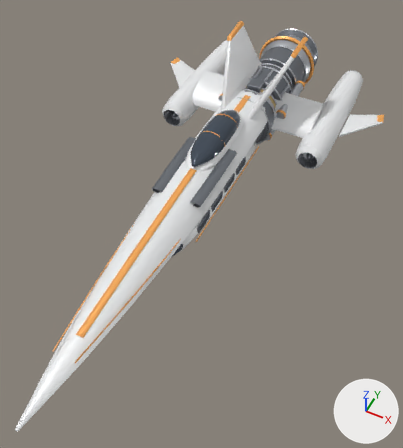
One commit to the glTF model public/ships/needle.glb: the scene before it, then after it.
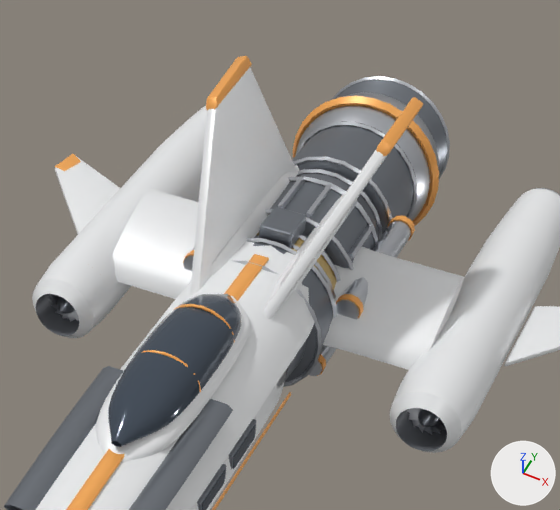
Old and new are each drawn whole from a 50 mm camera at (3.75, -8.61, 8.86) aimed at (0.43, -1.97, 0.56) and again close up on the part from 37% to 89% of the width and 0% to 43% of the height. Lighting does not change. The marker at lower right points along +X, +Y and +Z. The first two pictures are the older version. Vertices at exactly the same position are counted once.

Script lines for the objects in view, before the commit:
```python
me_arm = bpy.data.meshes.new('arm')
me_arm.from_pydata(...)  # 352 vertices, 696 faces; spans x -1.5..1.5, y 1.19..2.21, z 0.69..1.17
me_arm.materials.append(mat_paint)  # white #eff0f1
me_lip = bpy.data.meshes.new('lip')
me_lip.from_pydata(...)  # 200 vertices, 320 faces; spans x -0.65..0.65, y 4.08..4.41, z 0.18..1.48
me_lip.materials.append(mat_gun)  # grey #848990
me_winglet_001 = bpy.data.meshes.new('winglet.001')
me_winglet_001.from_pydata(...)  # 112 vertices, 216 faces; spans x -2.85..2.85, y 1.81..3.04, z 0.6..0.64
me_winglet_001.materials.append(mat_paint)  # white #eff0f1
ob_arm = bpy.data.objects.new('arm', me_arm)
ob_arm.location = (0.0, 0.0, 0.0)
ob_lip = bpy.data.objects.new('lip', me_lip)
ob_lip.location = (0.0, 0.0, 0.0)
ob_winglet_001 = bpy.data.objects.new('winglet.001', me_winglet_001)
ob_winglet_001.location = (0.0, 0.0, 0.0)
# also in view: 'fin_root.001' at (-0.3, 1.65, 1.42); 'fin_tip.001' at (-0.77, 2.11, 2.4); 'pod_fan' at (0.0, 0.9, 0.62); 'nozzle_band' at (0.0, 3.8, 0.83); 'stage.004' at (0.0, 3.2, 0.83)
```
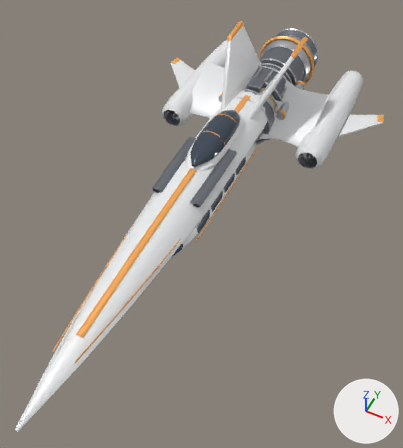
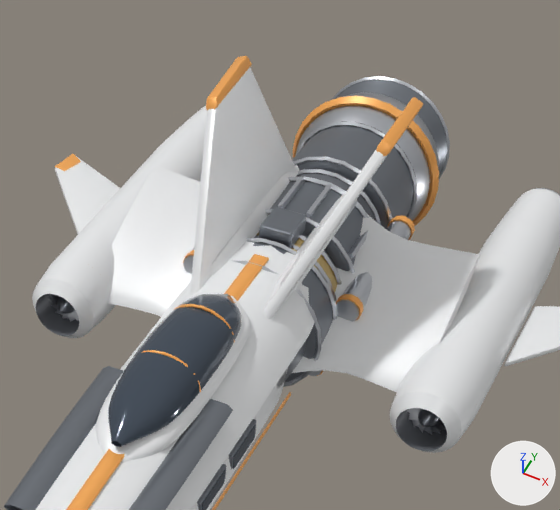
What differs and where, as boxes [x1, y1, x2, y2] in the close-ups (560 x 510 px):
'arm', reshaped (6% wider, 25% taller): before [113, 189, 464, 370]; after [107, 166, 480, 392]
part 1 of me_arm, rebuilt: before [323, 247, 464, 370]; after [283, 212, 480, 392]
part 2 of me_arm, rebuilt: before [113, 189, 199, 299]; after [107, 166, 200, 317]

The change, as a list of edits to the scene's bpy script:
```text
Change me_arm:
    used by ob_arm; location = (0.0, 0.0, 0.0)
    remove me_arm.from_pydata(...)  # 352 vertices, 696 faces; spans x -1.5..1.5, y 1.19..2.21, z 0.69..1.17
    add me_arm.from_pydata(...)  # 520 vertices, 1032 faces; spans x -1.55..1.55, y 0.82..2.58, z 0.55..1.31
    me_arm part 1: the loose piece of 176 vertices spanning x 0.25..1.5, y 1.19..2.21, z 0.69..1.17 is rebuilt with 260 vertices and now spans x 0.25..1.55, y 0.82..2.58, z 0.55..1.31
    me_arm part 2: the loose piece of 176 vertices spanning x -1.5..-0.25, y 1.19..2.21, z 0.69..1.17 is rebuilt with 260 vertices and now spans x -1.55..-0.25, y 0.82..2.58, z 0.55..1.31
```
